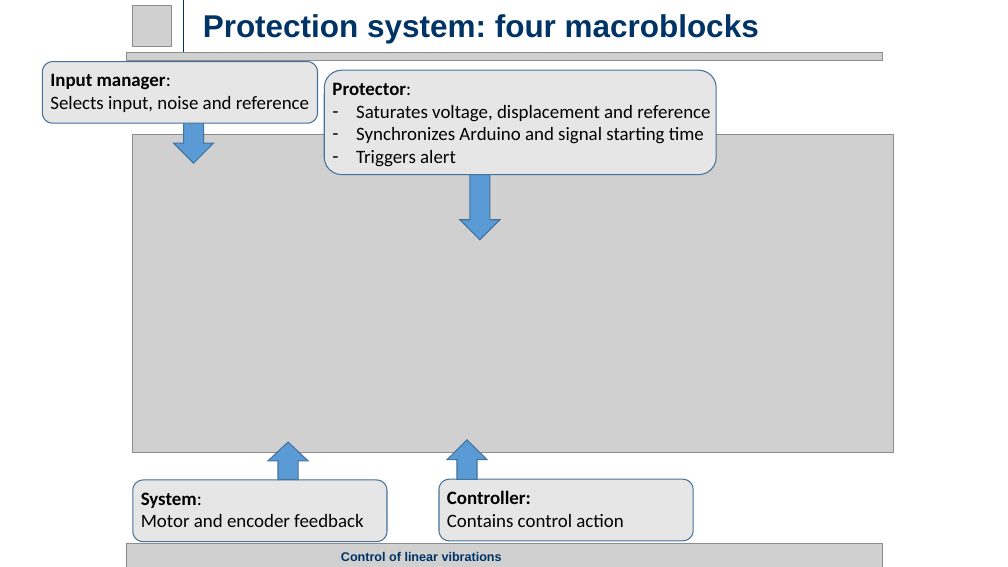
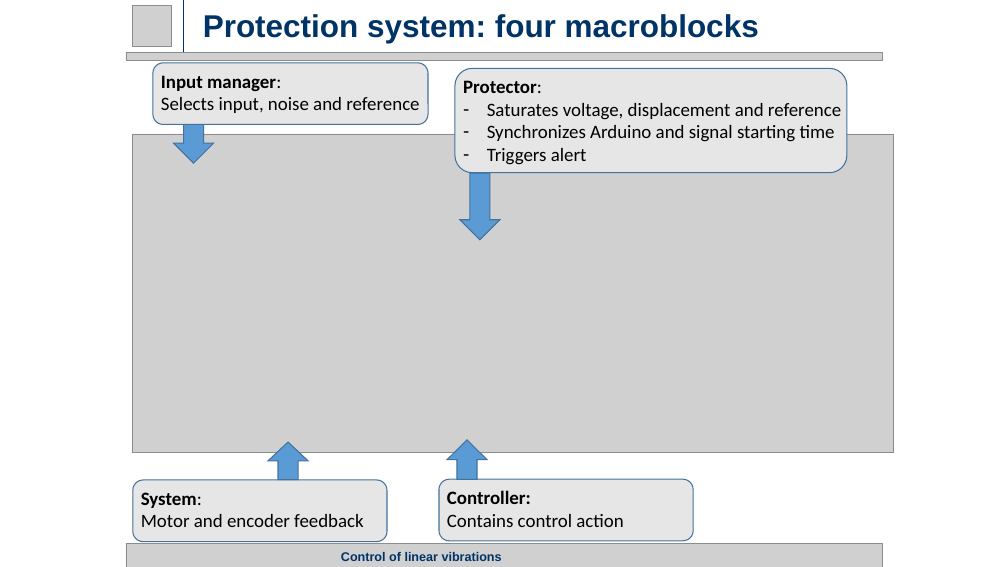
Before and after one commit to rssalessio/Control-Linear-Vibrations, a slide deck: slide 4 of finalPresentation/Part 1/Part1.pptx. Drawn at 1008x567 pixels with LibreOffice and Linux fonts; fonts in the diff are those of the drawing; grey boxes stand for pictures. Boxes give left, top, right and bottom in pixels: in the first picture for what was removed or moved away, otherwise in the second. Text is boxed around its words. In the diff, an @@ line names an element or a change of style, - is before the commit and + after.

```diff
--- a/finalPresentation/Part 1/Part1.pptx
+++ b/finalPresentation/Part 1/Part1.pptx
@@ rounded rectangle: place and size @@
-rounded rectangle at [42, 61, 318, 123]
+rounded rectangle at [153, 63, 428, 125]
@@ text "Input manager:": place and size @@
-text "Input manager:" at [50, 73, 309, 112]
+text "Input manager:" at [161, 75, 419, 113]
@@ rounded rectangle: place and size @@
-rounded rectangle at [324, 70, 716, 175]
+rounded rectangle at [455, 68, 847, 172]
@@ text "Protector:": place and size @@
-text "Protector:" at [332, 82, 710, 167]
+text "Protector:" at [463, 80, 841, 165]
```
Also in this commit, not shown: 10 other slides changed, 1 slide added.
